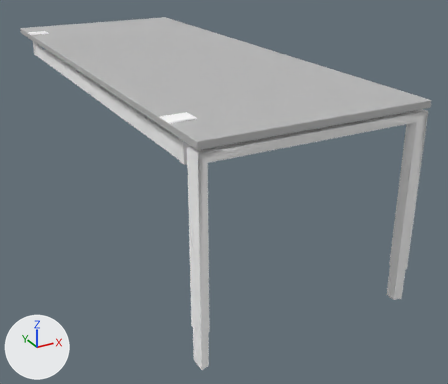
Before and after pictures for a commit that changed the FBX model Assets/Meshes/Trion/extenstion_table_typ1_80x200_FINALW.fbx.
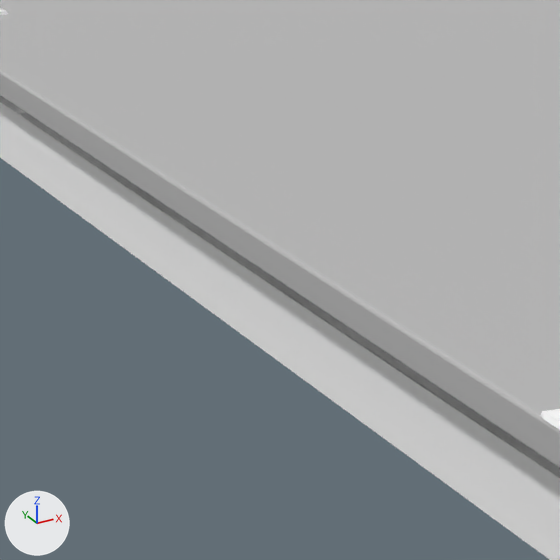
The first picture shows the older version from a 50 mm camera at (-0.65, -3.31, 1.22) aimed at (0.57, -1.11, 0.12). The close-ups show both versions on the part from 11% to 37% of the width and 8% to 38% of the height of that picture; other places that the commit changed are outside them. Every picture has the same lights, and +X, +Y and +Z are marked at lower left. Where no turn or scale is listed for an object, it has been applied to the vertices.

In view in the first close-up: 'blat_mesh', 'darkmetal_mesh', 'metal_mesh'.
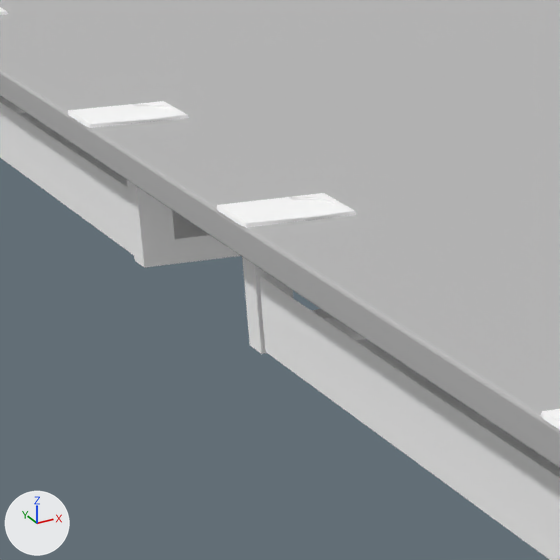
Location of each change, [x1, y1, x2, y2] in pixels of the close-ups (560 x 560 px):
'darkmetal_mesh', reshaped: before [0, 96, 25, 113]; after [0, 96, 365, 354]
part 1 of me_mesh, added: after [242, 257, 365, 354]
part 2 of me_mesh, added: after [127, 180, 241, 268]
part 3 of me_mesh_001, added: after [216, 193, 357, 228]
part 4 of me_mesh_001, added: after [68, 101, 189, 128]
part 5 of me_mesh_001, built on: before [122, 184, 500, 439]; after [122, 178, 500, 439]

What the commit changed:
me_mesh_001 is used by ob_metal_mesh; location (0.0, 0.0, 0.0).
me_mesh_001 had 2156 vertices, 5038 faces and spanned x 0.0..0.8, y -2.0..0.2, z 0.01..0.72.
me_mesh_001 now has 2460 vertices, 5546 faces and spans x 0.0..0.8, y -2.0..0.2, z 0.01..0.72.
me_mesh_001 part 3: the loose piece of 138 vertices spanning x 0.0..0.09, y -1.83..-1.77, z 0.72 is copied, and the copy is moved by (0.0, 0.6, 0.0); it spans x 0.0..0.09, y -1.23..-1.16, z 0.72.
me_mesh_001 part 4: the loose piece of 138 vertices spanning x 0.0..0.09, y -0.23..-0.17, z 0.72 is copied, and the copy is moved by (0.0, -0.59, 0.0); it spans x 0.0..0.09, y -0.83..-0.76, z 0.72.
me_mesh_001 part 5: 6 vertices removed from x 0.03..0.19, y -1.47..-0.53, z 0.64..0.67; 34 vertices added at x 0.03..0.19, y -1.52..-0.25, z 0.61..0.67.
me_mesh has 3110 vertices, 6638 faces and spans x 0.01..0.79, y -1.99..-0.14, z 0.0..0.69.
me_mesh is used by ob_darkmetal_mesh; location (0.0, 0.0, 0.0).
me_mesh part 1: the loose piece of 16 vertices spanning x 0.03..0.2, y -1.86..-1.84, z 0.61..0.68 is copied, and the copy is moved by (0.0, 0.7, 0.0); it spans x 0.03..0.2, y -1.17..-1.14, z 0.61..0.68.
me_mesh part 2: the loose piece of 16 vertices spanning x 0.03..0.2, y -0.16..-0.14, z 0.61..0.68 is copied, and the copy is moved by (0.0, -0.7, 0.0); it spans x 0.03..0.2, y -0.86..-0.83, z 0.61..0.68.
